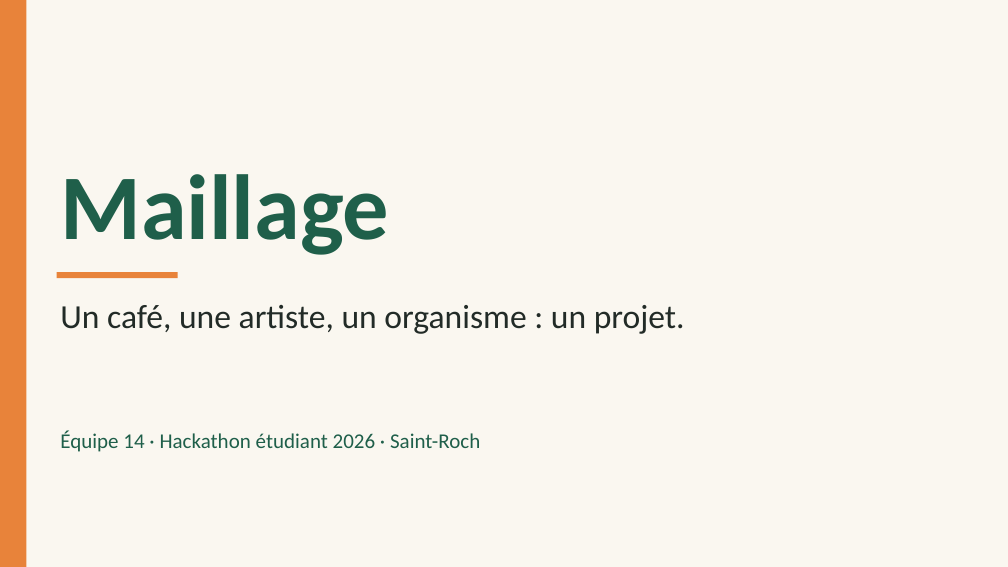
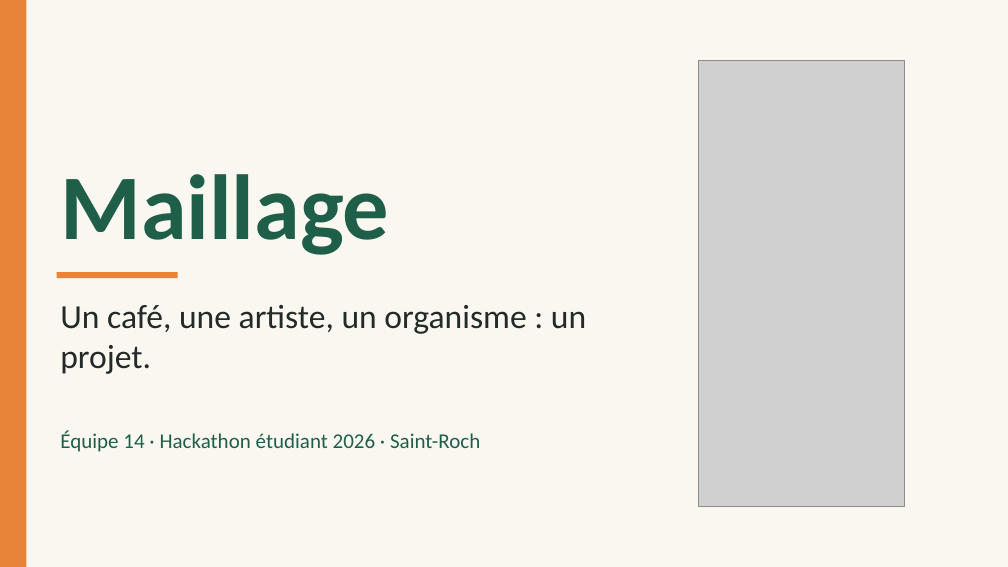
Before and after one commit to cianthiffault2006-png/hackathon-saint-roch-2026, a slide deck: slide 1 of docs/pitch/Maillage.pptx. Drawn at 1008x567 pixels with LibreOffice and Linux fonts; fonts in the diff are those of the drawing; grey boxes stand for pictures. Boxes give left, top, right and bottom in pixels: in the first picture for what was removed or moved away, otherwise in the second. Text is boxed around its words. In the diff, an @@ line names an element or a change of style, - is before the commit and + after.

```diff
--- a/docs/pitch/Maillage.pptx
+++ b/docs/pitch/Maillage.pptx
@@ picture added at [699,60,905,507] @@
@@ text "Un café, une artiste, un ..." rewrapped from [60,305,685,334] to [60,305,586,374] @@
```
Also in this commit, not shown: 6 other slides changed, 12 other files.
